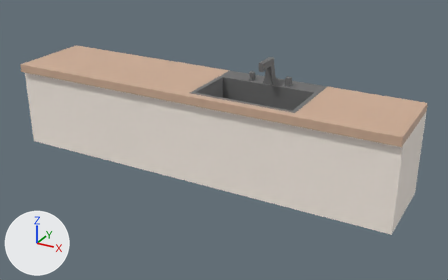
Renders of the FBX model Assets/Props/kitchen_counter_sink.fbx from each side of a commit.
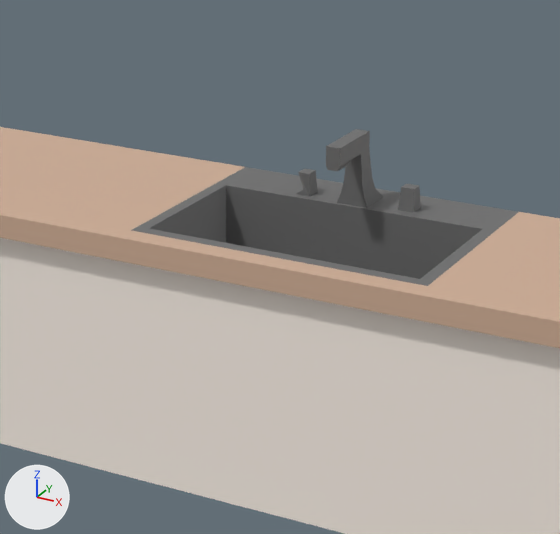
Each version appears first whole from a camera (50 mm lens) standing at (0.247, -0.21, 0.186) and looking at (0.066, 0.119, 0.021), and next in a close-up on the part from 32% to 76% of the width and 4% to 72% of the height. The lights are fixed; the arrows at lower left show +X, +Y and +Z. Where no turn or scale is listed for an object, it has been applied to the vertices.
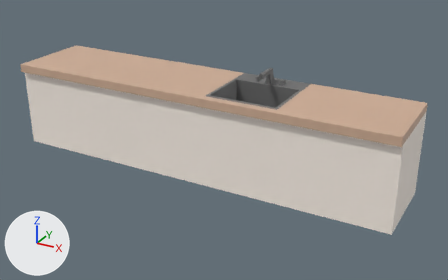
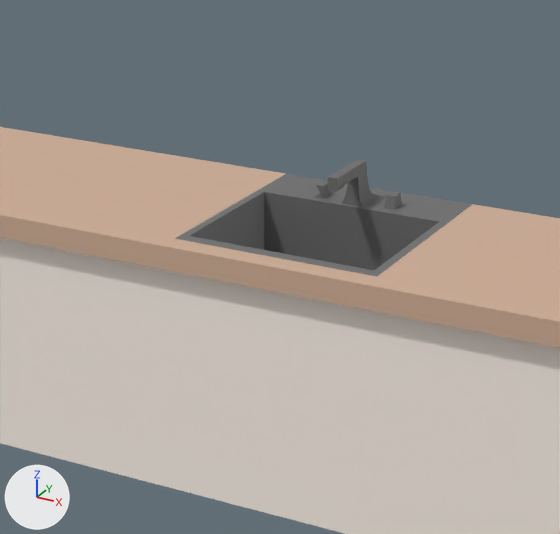
Commit message: Scaled down sink

Where the change shows, as pixel boxes [x1, y1, x2, y2] in the close-ups (560 x 534 px; the box of a moved part takes in the faces that stretch with it):
part 1 of me_mesh, moved or reshaped: before [129, 129, 521, 289]; after [129, 159, 521, 289]

The change in detail:
me_mesh is used by ob_pcube1; location (0.0932, 0.1207, 0.0003).
me_mesh had 191 vertices, 134 faces and spanned x -0.174..0.093, y -0.031..0.028, z -0.001..0.075.
me_mesh now has 191 vertices, 134 faces and spans x -0.174..0.093, y -0.031..0.028, z -0.001..0.068.
Part 1, on me_mesh:
4 vertices are removed from x -0.022..0.028, y -0.022..-0.012, z 0.04..0.059.
18 faces are deleted.
18 vertices in x 0.028, y -0.031..0.028, z -0.001..0.059 move by (-0.01, 0.0, 0.0).
17 vertices in x -0.036, y -0.031..0.028, z -0.001..0.059 move by (0.01, 0.0, 0.0).
16 vertices in x -0.039, y -0.031..0.028, z -0.001..0.059 move by (0.011, 0.0, 0.0).
15 vertices in x 0.031, y -0.031..0.028, z -0.001..0.059 move by (-0.011, 0.0, 0.0).
8 vertices in x -0.005..-0.003, y 0.003..0.019, z 0.07..0.071 move by (0.0, 0.0, -0.005).
5 vertices in x 0.006..0.013, y -0.022..0.025, z 0.04..0.059 move by (-0.005, 0.0, 0.0).
59 vertices move from x -0.022..0.028, y -0.022..0.025, z 0.036..0.075 to x -0.016..0.018, y -0.022..0.025, z 0.036..0.068.
4 vertices are added at (0.018, -0.022, 0.059), (-0.016, -0.022, 0.04), (-0.008, -0.012, 0.04), (0.018, -0.012, 0.04).
17 new faces join them, mat_sink_mat (dark grey #6e6e6e).
1 new face joins them, mat_lambert1 (grey #bcbcbc).
